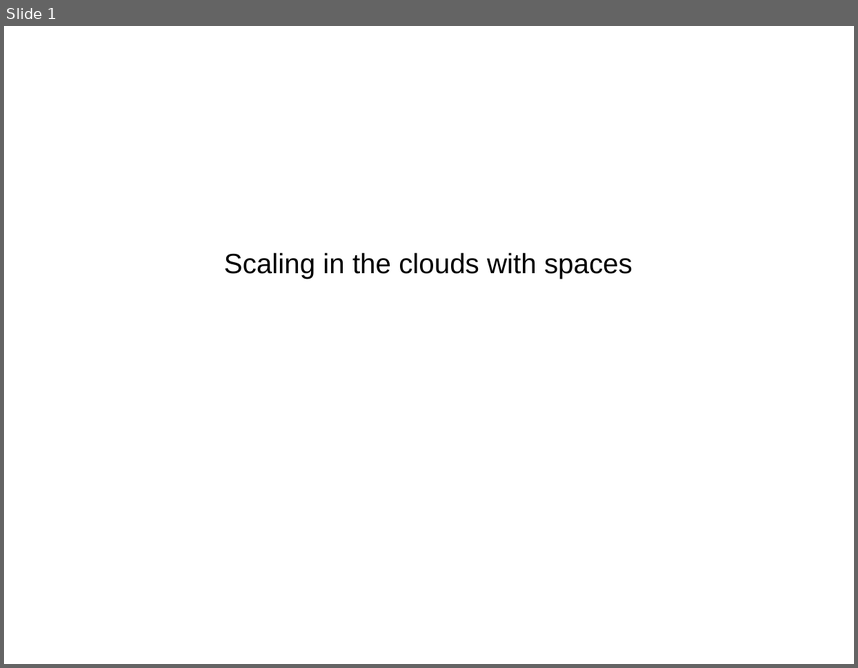
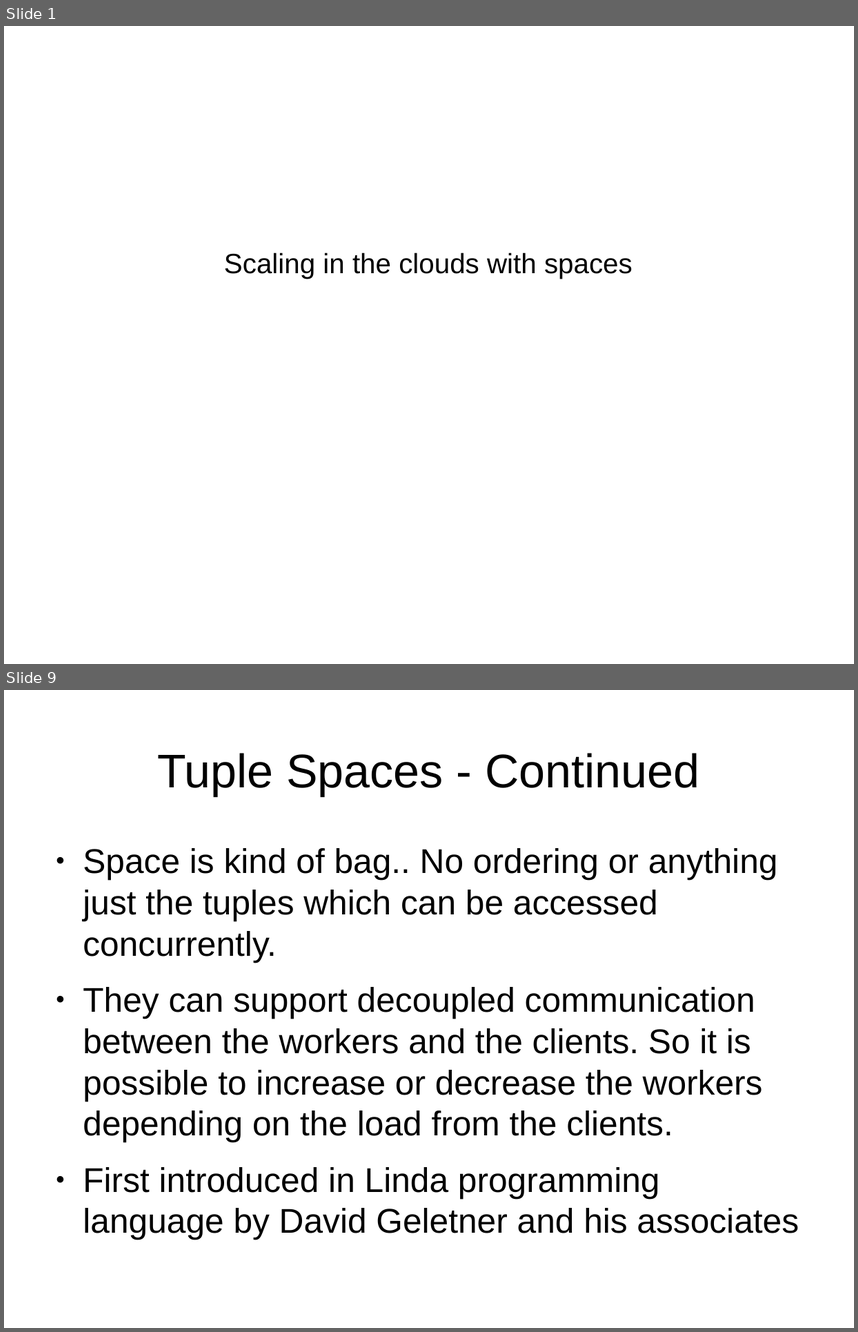
Before and after one commit to harikrishnan83/slides-and-code, a slide deck: Scaling_In_The_Clouds_With_Spaces.odp. Shown one above the other, each under a label of ours: slide 1 before the commit, slides 1 and 9 after it; the slides between them are not shown. The pictures are 858x668 and 858x1332 pixels, drawn with LibreOffice and Linux fonts; fonts in the diff are those of the drawing. Boxes give left, top, right and bottom in pixels: in the first picture for what was removed or moved away, otherwise in the second. Text is boxed around its words. In the diff, an @@ line names an element or a change of style, - is before the commit and + after.

```diff
--- a/Scaling_In_The_Clouds_With_Spaces.odp
+++ b/Scaling_In_The_Clouds_With_Spaces.odp
@@ slide 9 added at <box>4,690,854,1328</box>, background #FFFFFF @@
@@ title added at <box>157,753,700,796</box>, 44 pt, text #000000 @@
+Tuple Spaces - Continued
@@ text added at <box>83,848,799,1239</box>, 32 pt, text #000000 @@
+● Space is kind of bag.. No ordering or anything just the tuples which can be accessed concurrently.
+● They can support decoupled communication between the workers and the clients. So it is possible to increase or decrease the workers depending on the load from the clients.
+● First introduced in Linda programming language by David Geletner and his associates
```
Also in this commit, not shown: 8 other slides added, 1 other file.
